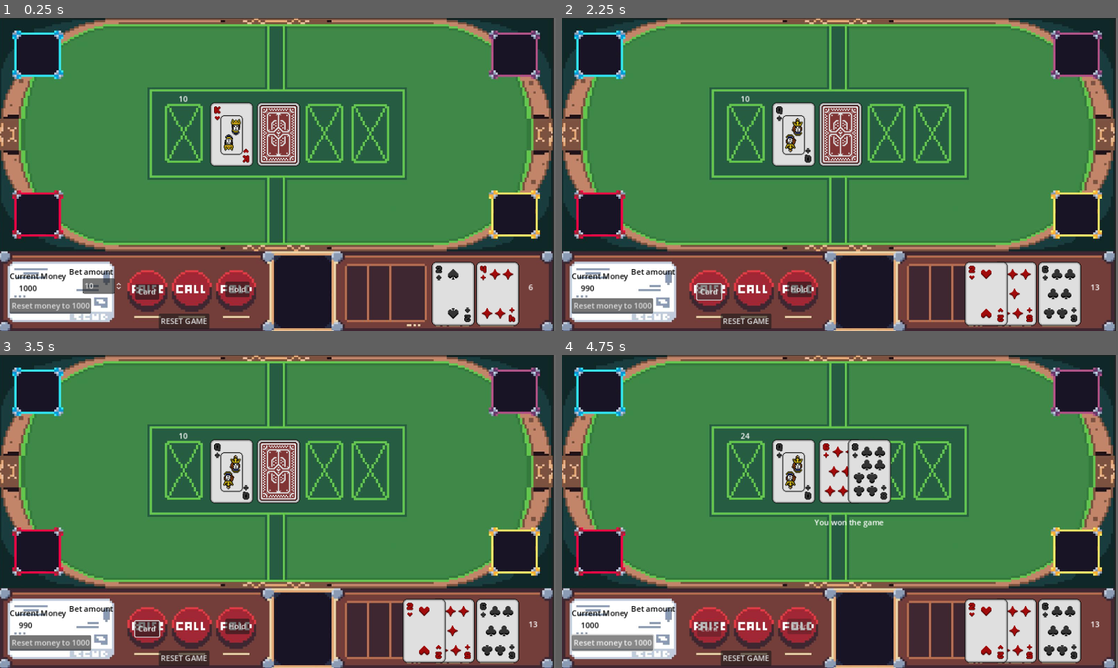
Above: before the commit, frames 1-4 (two rows, left to right).
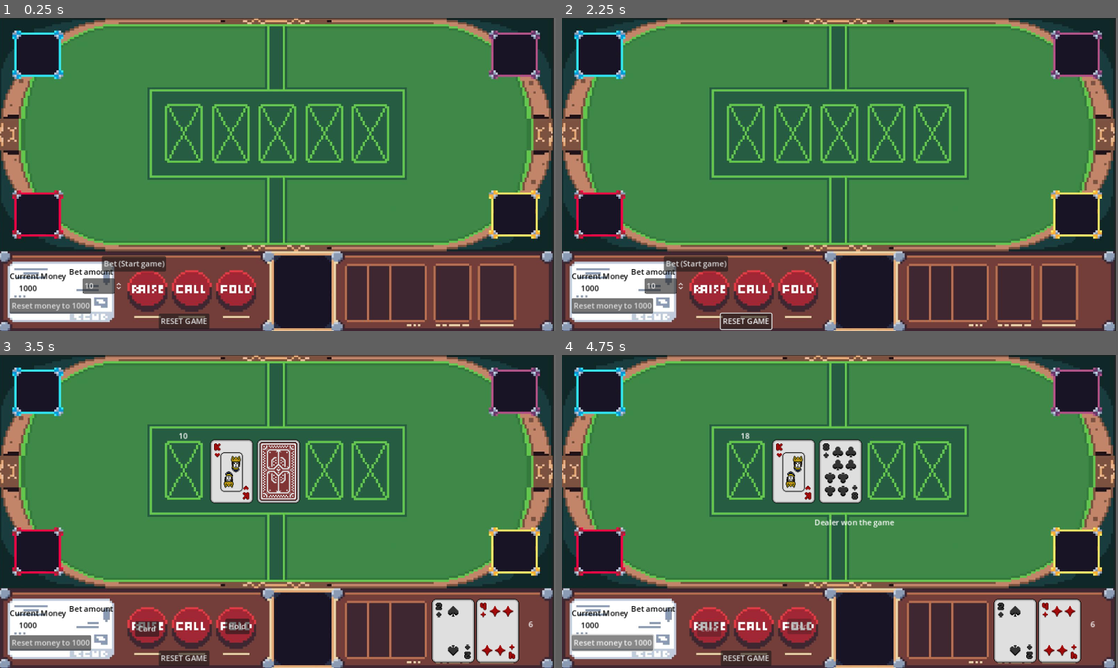
Above: after the commit, the same moments.

Repository: HuskyRun366/godot-gambling
Game: Godot game, scene res://black_jack/black_jack.tscn
The game is run twice, just before and just after one commit, with the same random seed, the same clock (stepped at 60 frames per second) and the same inputs.
Inputs (mouse positions are in pixels of both pictures, inside the frame that each line leads up to):
- Up to frame 1 (0.25 s): no input
- Up to frame 2 (2.25 s): click (801, 290) at 0.5 s, where only the run before the commit has a clickable "Hold"; click "RESET GAME" at 1.25 s; click (706, 293) at 2 s, where only the run before the commit has a clickable "Card"
- Up to frame 3 (3.5 s): click (133, 602) at 2.75 s, where only the run after the commit has a clickable "Bet (Start game)"
- Up to frame 4 (4.75 s): click "Hold" at 3.5 s; click "Reset money to 1000" at 4.25 s

The runs differ from the first frame. In frame 1, 7.3% of the frame differs, in the area x 18-96%, y 24-99%; in frame 2, 8.8%, in the area x 3-97%, y 24-100%; in frame 3, 2.3%; in frame 4, 4.2%.

Commit message:
finalized blackjack

Diff:
--- a/black_jack/black_jack.gd
+++ b/black_jack/black_jack.gd
@@ -14,6 +14,7 @@
 @onready var ins_bet_val = $ins_bet_val
 @onready var insure_box = $insure
 @onready var ins_out = $ins_label
+@onready var bet_btn = $bet_btn
 
 var HAND_POS = Vector2(939,571)
 const HAND2_POS = Vector2(1031,571)
@@ -32,7 +33,12 @@
 var cp_cards = []
 
 var bet_amount:int
+
 var split_bet:int
+var has_spliten:bool
+var split_won_count:int
+var not_block:bool
+
 var won_insurance:bool
 var accepted_insurance:bool
 var insurance_am:int
@@ -72,11 +78,15 @@
 	reset_money.pressed.connect(_on_m_reset)
 	insurance.pressed.connect(_on_insure)
 	split.pressed.connect(_on_split)
+	bet_btn.pressed.connect(_on_bet)
 	split.visible = false
 	insurance.visible = false
 	ins_bet_val.visible = false
 	insure_box.visible = false
-	_start_game()
+	cardb.visible = false
+	holdb.visible = false
+	update_money(SimpleSave.data["money"])
+	#_start_game()
 
 func _start_game():
 	update_money(SimpleSave.data["money"])
@@ -117,8 +127,8 @@
 	add_card(HAND2_POS, cp_cards.pop_front(), own_cards, own_values, false, true)
 
 	if str(own_values[0]) == str(own_values[1]):
-		#split.visible = true
-		pass
+		split.visible = true
+
 	if sum_array(own_values) == 21:
 		bj = true
 		if sum_array(dealer_values) == 21:
@@ -131,15 +141,15 @@
 
 	own_value.text = str(sum_array(own_values))
 
-	#for i in own_values:
-		#if own_values.count(own_values[i]) > 1:
-			#split.visible = true
+	for i in own_values.size():
+		if own_values.count(own_values[i]) > 1 && !has_spliten:
+			split.visible = true
 			#pass
 
 	if sum_array(own_values) == 21:
 		if 7 in own_values:
 			bj = true
-	if sum_array(own_values) > 21:
+	if sum_array(own_values) > 21 and !not_block:
 		cardb.disabled = true
 		holdb.disabled = true
 		dealer_cards[1].flip()
@@ -151,7 +161,7 @@
 	add_card(DEALER2_POS, cp_cards.pop_front(), dealer_cards, dealer_values, false, true)
 
 	dealer_value.text = str(sum_array(dealer_values))
-	if sum_array(dealer_values) > 21:
+	if sum_array(dealer_values) > 21 and !not_block:
 		cardb.disabled = true
 		holdb.disabled = true
 		dealer_cards[1].flip()
@@ -180,10 +190,11 @@
 	if accepted_insurance:
 		insurance_am = ins_bet_val.value
 		insure_box.visible = false
-	cardb.disabled = true
-	holdb.disabled = true
-	dealer_cards[1].flip()
-	dealer_value.text = str(sum_array(dealer_values))
+	if !not_block:
+		cardb.disabled = true
+		holdb.disabled = true
+		dealer_cards[1].flip()
+		dealer_value.text = str(sum_array(dealer_values))
 
 	while sum_array(dealer_values) < 17:
 		draw_dealer()
@@ -203,10 +214,7 @@
 
 
 func win(draw_c=false):
-	if draw_c:
-		label.text = "It's a draw"
-		return
-	var win_str = ""
+	split.visible = false
 	if accepted_insurance:
 		if won_insurance:
 			SimpleSave.data["money"] += insurance_am
@@ -214,19 +222,45 @@
 		else:
 			SimpleSave.data["money"] -= insurance_am
 			ins_out.text = "You lost the insurance"
+	if has_spliten:
+		move_split()
+		not_block = true
+		if winner == 5:
+			SimpleSave.data["money"] += bet_amount
+			split_won_count += 1
+		else:
+			SimpleSave.data["money"] -= bet_amount
+		has_spliten = false
+		return
+	if not_block and winner == 5:
+		split_won_count += 1
+	if draw_c:
+		label.text = "It's a draw"
+		return
+	if not_block:
+		holdb.disabled = true
+		cardb.disabled = true
+
 	match winner:
 		5:
 			if bj:
 				SimpleSave.data["money"] += bet_amount * 1.5
 				label.text = "You won the black jack"
 			else:
+				if not_block:
+					label.text = "You won " + str(split_won_count) + " out of 2 splits"
+				else:
+					label.text = "You won the game"
 				SimpleSave.data["money"] += bet_amount
-				label.text = "You won the game"
 			update_money(SimpleSave.data["money"])
 		6:
+			if not_block:
+					label.text = "You won " + str(split_won_count) + " out of 2 splits"
+			else:
+				label.text = "Dealer won the game"
 			SimpleSave.data["money"] -= bet_amount
 			update_money(SimpleSave.data["money"])
-			label.text = "Dealer won the game"
+
 	#print("The Winner Number is ", winner)
 
 func update_money(amount):
@@ -236,7 +270,10 @@
 	for i in dealer_cards:
 		i.remove()
 	for j in own_cards:
-		j.remove()
+		if j is card:
+			j.remove()
+	for h in split_cards:
+		h.remove()
 	own_cards = []
 	own_values = []
 	dealer_cards = []
@@ -252,6 +289,13 @@
 	won_insurance = false
 	ins_bet_val.visible = false
 	insure_box.visible = false
+	cardb.visible = false
+	holdb.visible = false
+	has_spliten = false
+	not_block = false
+	bet_btn.visible = true
+
+	split_won_count = 0
 
 	label.text = ""
 	ins_out.text = ""
@@ -259,21 +303,36 @@
 	bet_set.value = 10
 	DEALER2_POS = Vector2(577,241)
 	HAND_POS = Vector2(939,571)
-	_start_game()
 
 func bet():
 	bet_amount = bet_set.value
 	bet_set.visible = false
+	_start_game()
+
+func move_split():
+	accepted_insurance = false
+	HAND_POS = Vector2(939,571)
+	var count:int = 0
+	for j in split_cards:
+		if count == 0:
+			j.position = HAND_POS
+		else:
+			j.position = HAND2_POS
+			HAND_POS += Vector2(-60,0)
+		count += 1
+	own_values = split_values
+	for i in own_cards:
+		i.visible = false
+	add_card(HAND_POS + Vector2(-60, 0), cp_cards.pop_front(), own_cards, own_values, false, true)
+	own_value.text = str(sum_array(own_values))
 
 func _on_reset():
 	reset_game()
 
 func _on_hold():
-	bet()
 	hold(5)
 
 func _on_draw():
-	bet()
 	draw_card()
 
 func _on_m_reset():
@@ -281,19 +340,34 @@
 	SimpleSave.data["money"] = 1000
 
 func _on_split():
-	for i in own_cards.duplicate().size():
+	not_block = true
+	for i in own_cards.size():
+		print(own_values)
 		if own_values.count(own_values[i]) == 2:
 			print(own_values[i])
 			split_cards.append(own_cards[i])
 			split_values.append(own_values[i])
+			#own_cards[own_cards.find(i)].remove()
 			own_cards.pop_at(own_cards.find(i))
 			own_values.pop_at(own_values.find(own_values[i]))
+			has_spliten = true
+			split.visible = false
+			break
 	for j in split_cards:
 		j.position = SPLIT_POS
 		SPLIT_POS += Vector2(-60,0)
+	add_card(HAND_POS, cp_cards.pop_front(), own_cards, own_values, false, true)
+	own_value.text = str(sum_array(own_values))
+
 
 func _on_insure():
 	insurance.disabled = true
 	accepted_insurance = true
 	ins_bet_val.visible = true
 	insure_box.visible = true
+
+func _on_bet():
+	bet()
+	cardb.visible = true
+	holdb.visible = true
+	bet_btn.visible = false
--- a/black_jack/black_jack.tscn
+++ b/black_jack/black_jack.tscn
@@ -159,3 +159,11 @@
 offset_bottom = 539.0
 text = "Insurance"
 script = ExtResource("3_s2u8f")
+
+[node name="bet_btn" type="Button" parent="."]
+offset_left = 211.0
+offset_top = 493.0
+offset_right = 344.0
+offset_bottom = 524.0
+text = "Bet (Start game)"
+script = ExtResource("3_s2u8f")
--- a/black_jack/reset_money.gd
+++ /dev/null
@@ -1,4 +0,0 @@
-extends Button
-
-func _ready() -> void:
-	self.pressed.emit()
Not shown: 2 places in black_jack/black_jack.tscn that only renumber resources
Not shown, changed: export_presets.cfg
